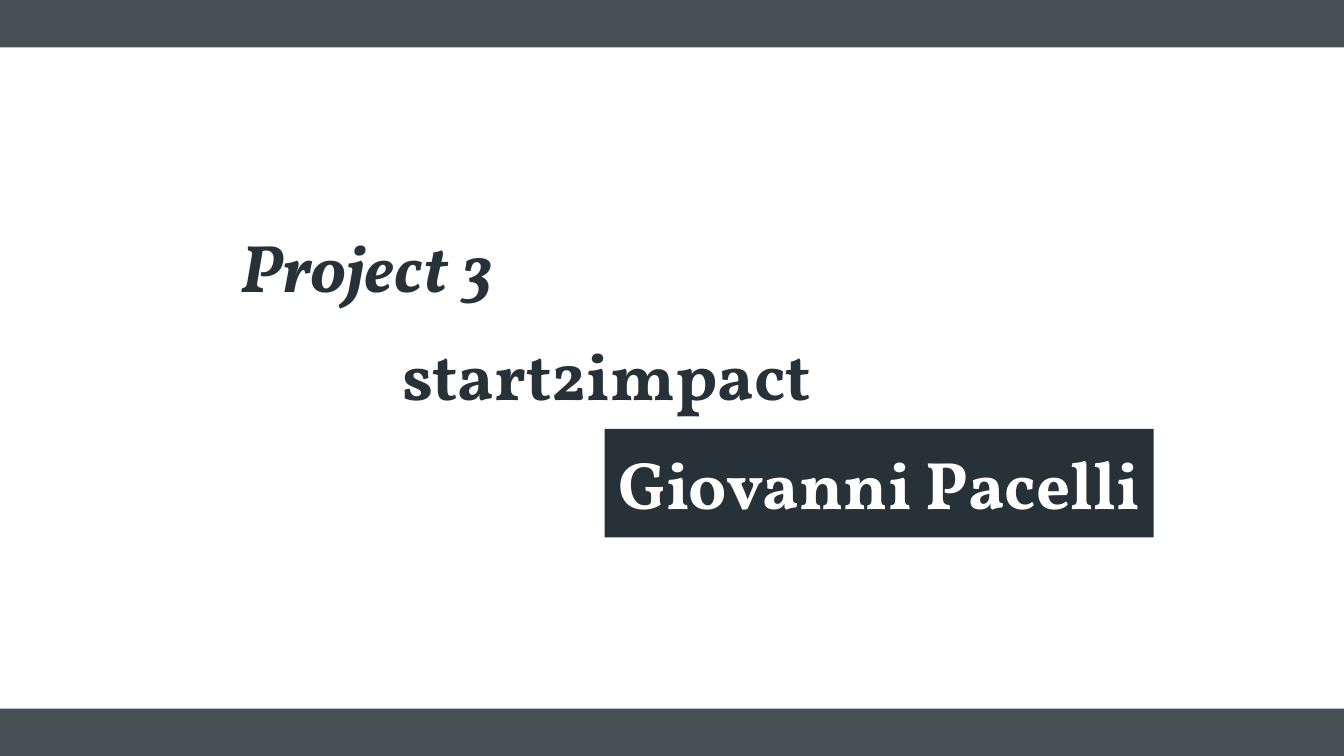
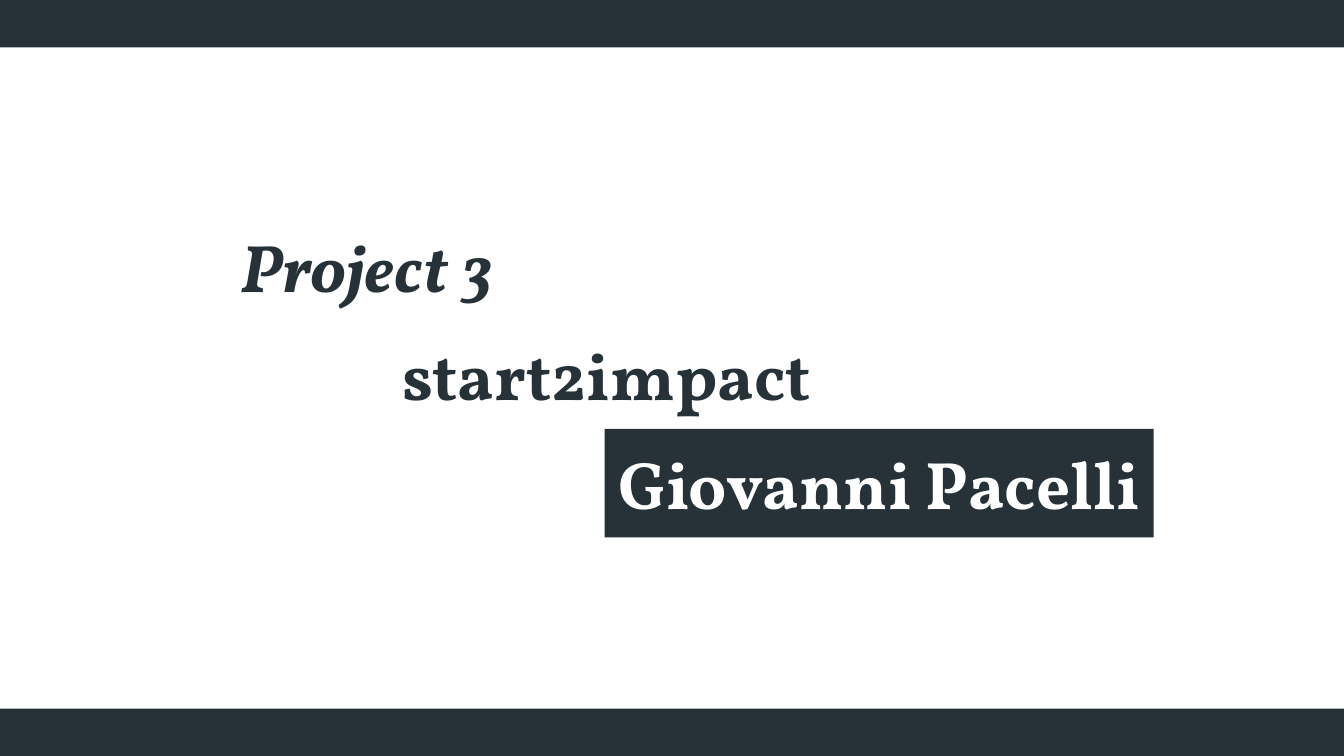
Before and after one commit to giovannipacelli2/news, a slide deck: slide 1 of src/assets/presentation/Presentazione_News.pptx. Drawn at 1344x756 pixels with LibreOffice and Linux fonts; fonts in the diff are those of the drawing. Boxes give left, top, right and bottom in pixels: in the first picture for what was removed or moved away, otherwise in the second. Text is boxed around its words. In the diff, an @@ line names an element or a change of style, - is before the commit and + after.

```diff
--- a/src/assets/presentation/Presentazione_News.pptx
+++ b/src/assets/presentation/Presentazione_News.pptx
@@ round same rect at box(0, 0, 1344, 47): fill #263238 at 85% opacity to #263238 @@
@@ round same rect at box(0, 709, 1344, 756): fill #263238 at 85% opacity to #263238 @@
```
Also in this commit, not shown: 8 other slides changed, 3 slides added, 7 slides removed, 7 other files.
